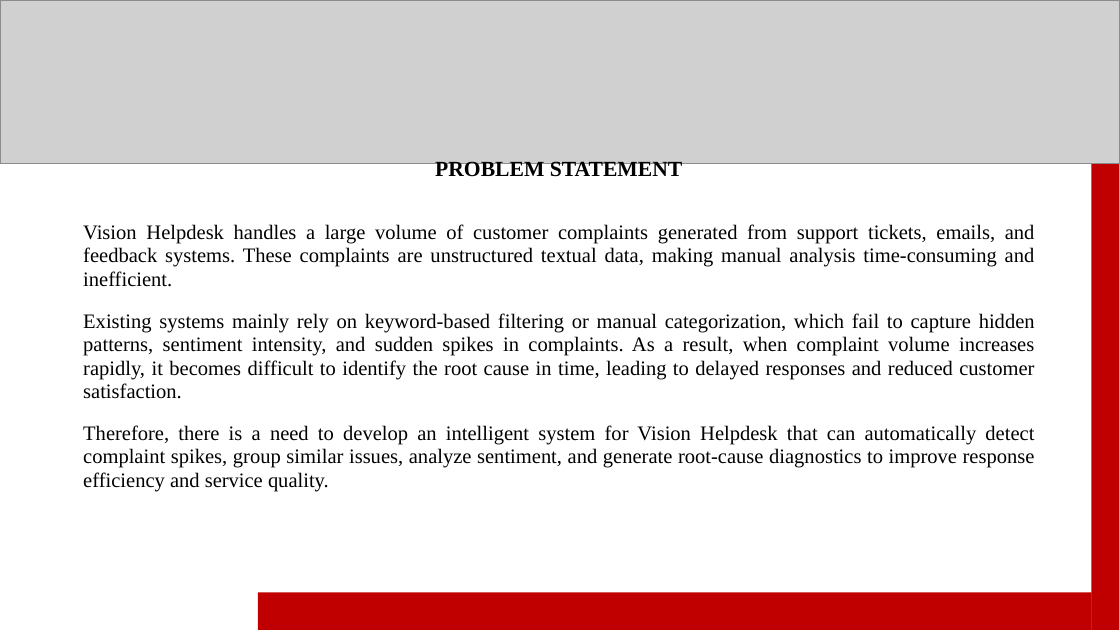
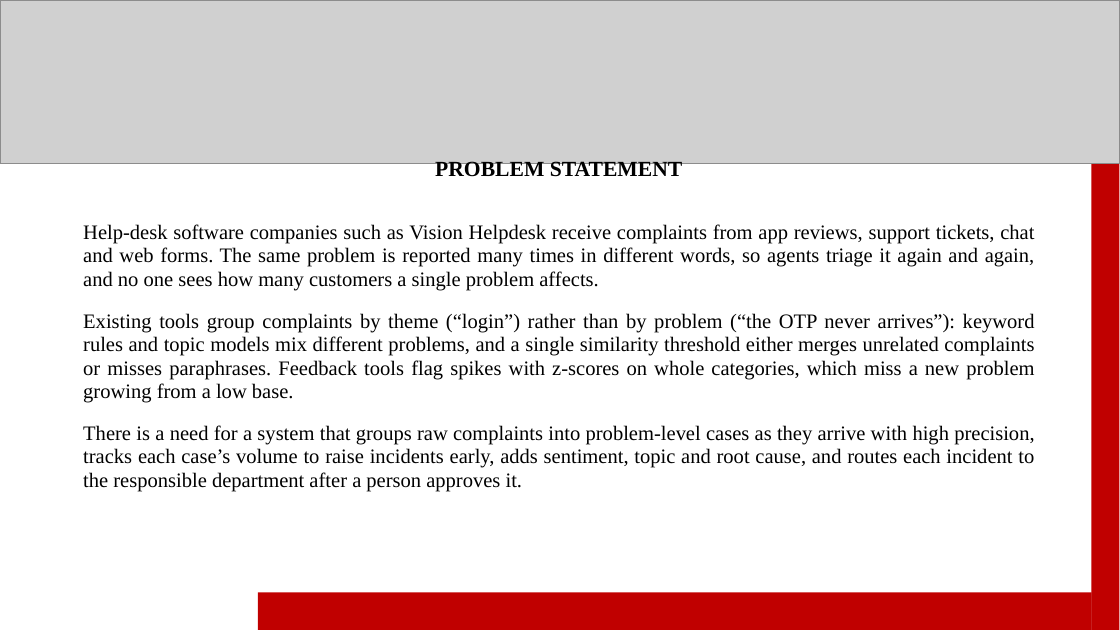
Before and after one commit to sanyyyyoo/InsightDesk, a slide deck: slide 3 of reports/ppt/InsightDesk_final.pptx. Drawn at 1120x630 pixels with LibreOffice and Linux fonts; fonts in the diff are those of the drawing; grey boxes stand for pictures. Boxes give left, top, right and bottom in pixels: in the first picture for what was removed or moved away, otherwise in the second. Text is boxed around its words. In the diff, an @@ line names an element or a change of style, - is before the commit and + after.

```diff
--- a/reports/ppt/InsightDesk_final.pptx
+++ b/reports/ppt/InsightDesk_final.pptx
@@ text at (83, 224, 1035, 492): text changed @@
-Vision Helpdesk handles a large volume of customer complaints generated from support tickets, emails, and feedback systems. These complaints are unstructured textual data, making manual analysis time-consuming and inefficient.
-Existing systems mainly rely on keyword-based filtering or manual categorization, which fail to capture hidden patterns, sentiment intensity, and sudden spikes in complaints. As a result, when complaint volume increases rapidly, it becomes difficult to identify the root cause in time, leading to delayed responses and reduced customer satisfaction.
-Therefore, there is a need to develop an intelligent system for Vision Helpdesk that can automatically detect complaint spikes, group similar issues, analyze sentiment, and generate root-cause diagnostics to improve response efficiency and service quality.
+Help-desk software companies such as Vision Helpdesk receive complaints from app reviews, support tickets, chat and web forms. The same problem is reported many times in different words, so agents triage it again and again, and no one sees how many customers a single problem affects.
+Existing tools group complaints by theme (“login”) rather than by problem (“the OTP never arrives”): keyword rules and topic models mix different problems, and a single similarity threshold either merges unrelated complaints or misses paraphrases. Feedback tools flag spikes with z-scores on whole categories, which miss a new problem growing from a low base.
+There is a need for a system that groups raw complaints into problem-level cases as they arrive with high precision, tracks each case’s volume to raise incidents early, adds sentiment, topic and root cause, and routes each incident to the responsible department after a person approves it.
```
Also in this commit, not shown: 11 other slides changed, 4 other files.
